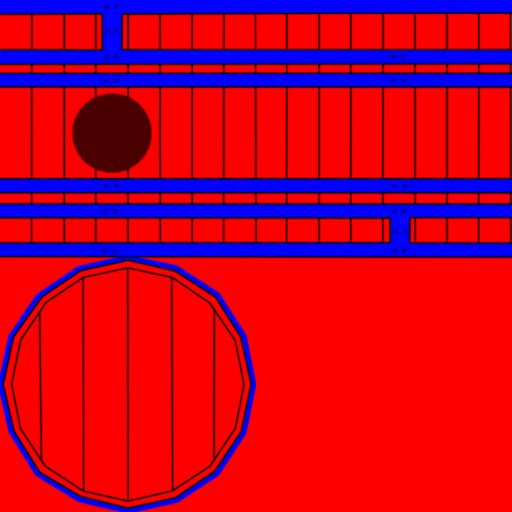
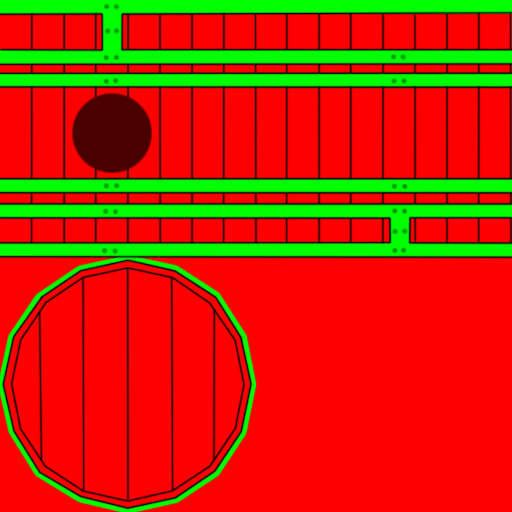
Before/after of a 512px x 512px layered artwork. What changed in the layer stack:
painted on "B150" over <box>101,3,409,255</box>
renamed "B255" to "G255", painted on it over <box>0,0,512,512</box>
